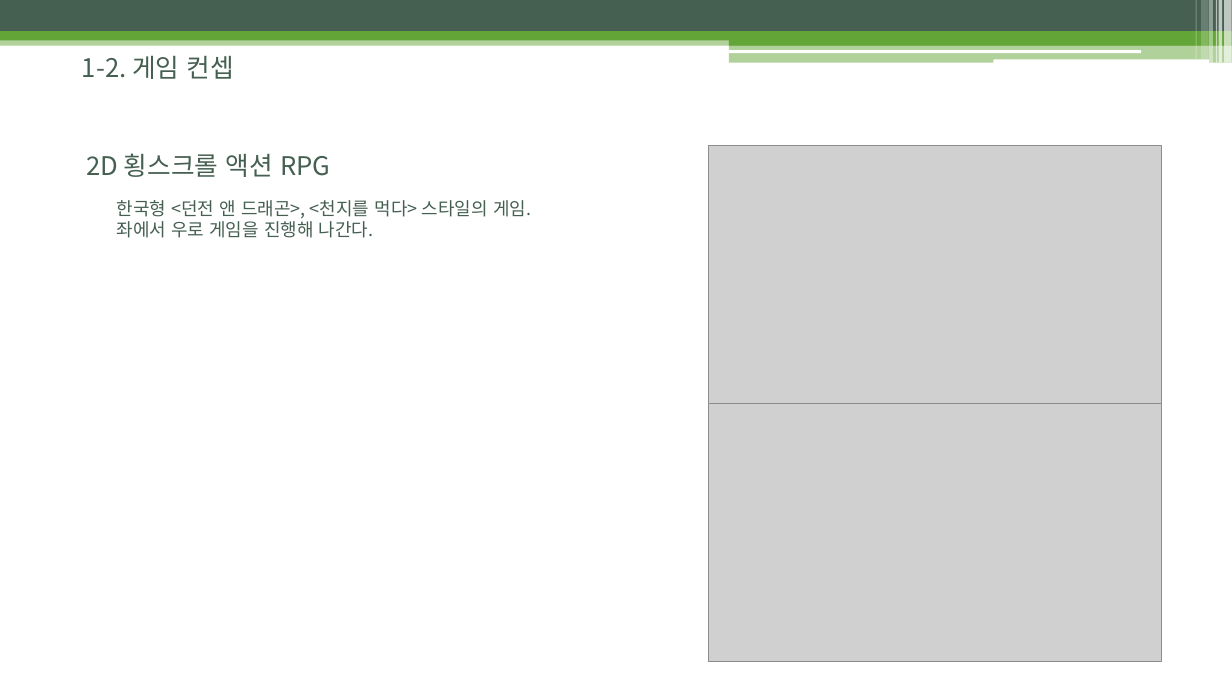
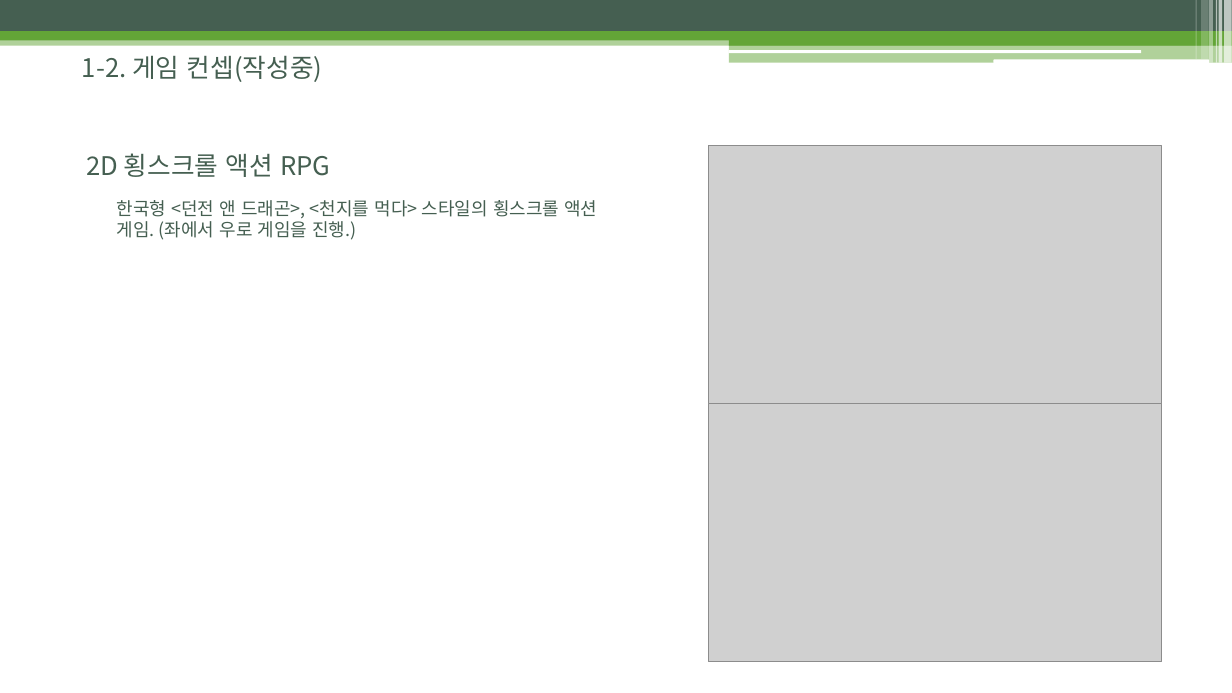
Before and after one commit to uknim2000/TIL, a slide deck: slide 6 of 003_게임기획서/노비의모험_전투시스템_김병훈_v001_200122.pptx. Drawn at 1232x693 pixels with LibreOffice and Linux fonts; fonts in the diff are those of the drawing; grey boxes stand for pictures. Boxes give left, top, right and bottom in pixels: in the first picture for what was removed or moved away, otherwise in the second. Text is boxed around its words. In the diff, an @@ line names an element or a change of style, - is before the commit and + after.

```diff
--- a/003_게임기획서/노비의모험_전투시스템_김병훈_v001_200122.pptx
+++ b/003_게임기획서/노비의모험_전투시스템_김병훈_v001_200122.pptx
@@ title at (82,55,323,82): text changed @@
-1-2. 게임 컨셉
+1-2. 게임 컨셉(작성중)
@@ text at (117,200,597,240): text changed @@
-한국형 <던전 앤 드래곤>, <천지를 먹다> 스타일의 게임.
-좌에서 우로 게임을 진행해 나간다.
+한국형 <던전 앤 드래곤>, <천지를 먹다> 스타일의 횡스크롤 액션 게임. (좌에서 우로 게임을 진행.)
```
Also in this commit, not shown: 9 other slides changed, 2 slides added, 1 slide removed.
